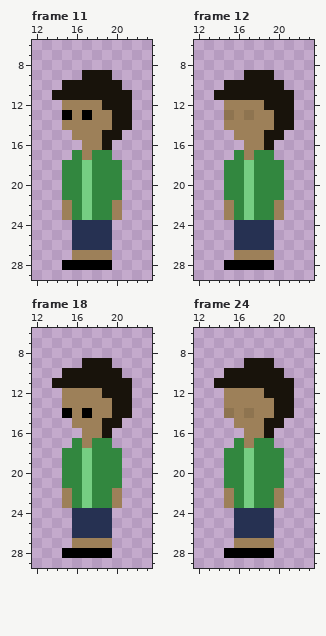
File history of a animated GIF sprite, gifs/animation.gif. This is how it looked before the edit.
The file is 40x40 pixels, 38 frames. Shown: frame 11: x 12..23, y 6..29; frame 12: x 12..23, y 6..29; frame 18: x 12..23, y 6..29; frame 24: x 12..23, y 6..29. The commit also changed other frames, which this record leaves out.
Once edited:
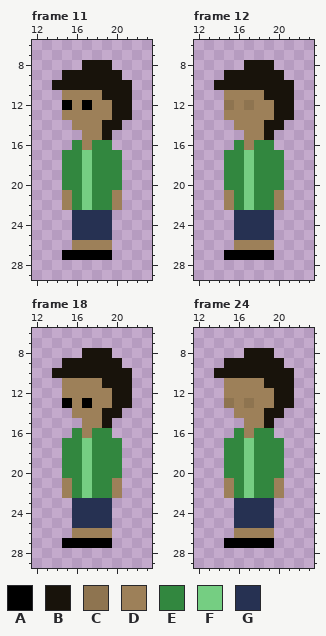
Palette (. is transparent): A #000000  B #18130b  C #8e7450  D #9d8059  E #32873f  F #75ce82  G #263152
Edits made:
Changed rows in their new state; - is an unchanged pixel.
Frame 11:
first column x 14:
 8 ---BBB--
 9 -BB---B-
10 B------B
11 .DDDD---
12 -A-A-D--
13 -D-D----
14 -.---B-.
15 --.---.-
16 --E-EE--
17 -E-F--E-
first column x 15:
21 D----D
23 .GGGG.
26 -DDDD-
27 AAAAA-
28 .....-
Frame 12:
first column x 14:
 8 ---BBB--
 9 -BB---B-
10 B------B
11 .DDDD---
12 -C-C-D--
13 -D-D----
14 -.---B-.
15 --.---.-
16 --E-EE--
17 -E-F--E-
first column x 15:
21 D----D
23 .GGGG.
26 -DDDD-
27 AAAAA-
28 .....-
Frame 18:
first column x 14:
 8 ---BBB--
 9 -BB---B-
10 B------B
11 .DDDD---
12 -----D--
13 -A-A----
14 -.-D-B-.
15 --.---.-
16 --E-EE--
17 -E-F--E-
first column x 15:
21 D----D
23 .GGGG.
26 -DDDD-
27 AAAAA-
28 .....-
Frame 24:
first column x 14:
 8 ---BBB--
 9 -BB---B-
10 B------B
11 .DDDD---
12 -----D--
13 -C-C----
14 -.-D-B-.
15 --.---.-
16 --E-EE--
17 -E-F--E-
first column x 15:
21 D----D
23 .GGGG.
26 -DDDD-
27 AAAAA-
28 .....-
Pixel boxes of the changes (left, top, right, bottom) in both pictures:
changed: (52, 60, 132, 160)
changed: (62, 190, 122, 270)
changed: (214, 60, 294, 160)
changed: (224, 190, 284, 270)
changed: (52, 348, 132, 448)
changed: (62, 478, 122, 558)
changed: (214, 348, 294, 448)
changed: (224, 478, 284, 558)
